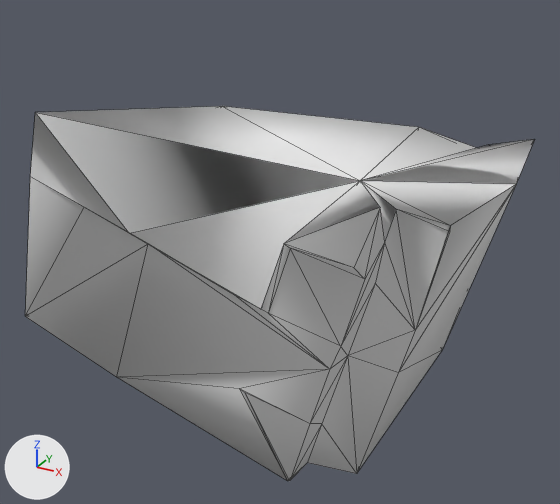
Renders of the OBJ model src/main/resources/assets/kn8/meshes/kafka/hand_left.obj from each side of a commit.
Before and after are seen from a 50 mm lens placed at (-0.208, -0.322, 1.014), pointed at (-0.376, -0.014, 0.86). Arrows for +X, +Y and +Z are at lower left; the lights stay in place. The first picture is the older version. Mesh edges are drawn as thin lines. Where no turn or scale is listed for an object, it has been applied to the vertices. Vertices at exactly the same position are counted once.

Names of what the first picture shows: 'hand_left'.
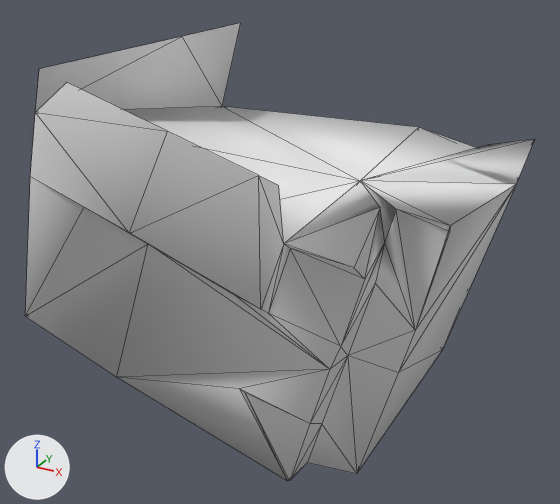
What differs and where, as boxes (x1, y1, x2, y2) in the pictures (560 x 504 px):
'hand_left', reshaped (22% taller)
    before: (25, 106, 534, 481)
    after: (25, 23, 534, 481)
part 1 of me_hand_left, built on
    before: (36, 113, 358, 233)
    after: (35, 23, 358, 309)

What the commit changed:
me_hand_left is used by ob_hand_left; location (0.0, 0.0, 0.0).
me_hand_left had 57 vertices, 110 faces and spanned x -0.48..-0.276, y -0.09..0.07, z 0.785..0.937.
me_hand_left now has 64 vertices, 119 faces and spans x -0.48..-0.276, y -0.09..0.07, z 0.785..0.956.
Part 1, on me_hand_left:
2 faces are deleted.
7 vertices are added at x -0.446..-0.336, y -0.09..0.066, z 0.924..0.956.
11 new faces join them.
